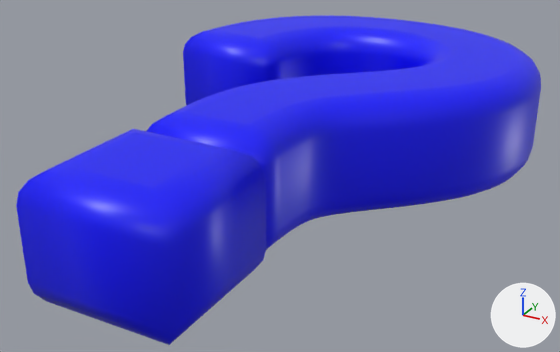
What one commit did to the glTF model 3dWords/fonts/glb/63.glb.
Rendered twice from a 50 mm lens placed at (1.049, -0.707, 0.518), pointed at (0.391, 0.489, -0.08). Every picture has the same lights, and +X, +Y and +Z are marked at lower right. Vertices at the same position are counted once.

Objects in the first picture: 'texto'.
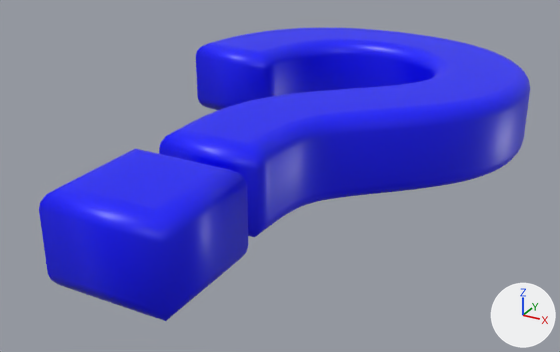
Changed parts and their boxes [x1, y1, x2, y2] in the pictures (560 x 352 px):
'texto', reshaped (6% narrower, 11% shorter)
    before: [16, 16, 541, 345]
    after: [39, 28, 530, 321]
part 1 of me_texto_030, rebuilt (6% narrower, 11% shorter)
    before: [146, 16, 541, 250]
    after: [159, 28, 530, 237]
part 2 of me_texto_030, rebuilt (16% narrower, 20% shorter)
    before: [16, 129, 266, 345]
    after: [39, 149, 248, 321]

The change, as a list of edits to the scene's bpy script:
```text
Change me_texto_030:
    used by ob_texto; location = (0.0, 0.0, 0.0)
    remove me_texto_030.from_pydata(...)  # 2340 vertices, 4672 faces; spans x 0.008..0.793, y -0.05..1.119, z -0.11..0.11
    add me_texto_030.from_pydata(...)  # 2340 vertices, 4672 faces; spans x 0.03..0.773, y -0.03..1.099, z -0.08..0.08
    me_texto_030 part 1: the loose piece of 2300 vertices spanning x 0.008..0.793, y 0.209..1.119, z -0.11..0.11 is rebuilt with 2300 vertices and now spans x 0.03..0.773, y 0.229..1.099, z -0.08..0.08
    me_texto_030 part 2: the loose piece of 40 vertices spanning x 0.281..0.528, y -0.05..0.197, z -0.11..0.11 is rebuilt with 40 vertices and now spans x 0.301..0.508, y -0.03..0.177, z -0.08..0.08
```
